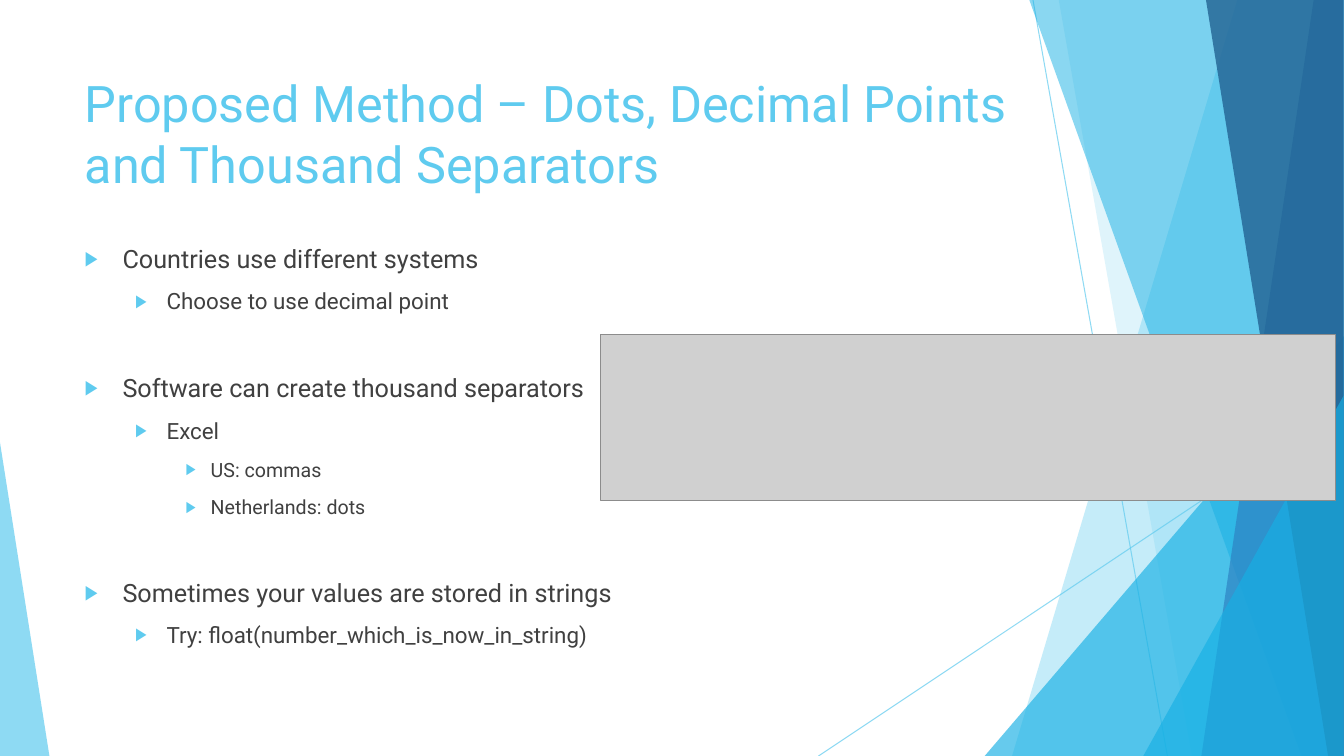
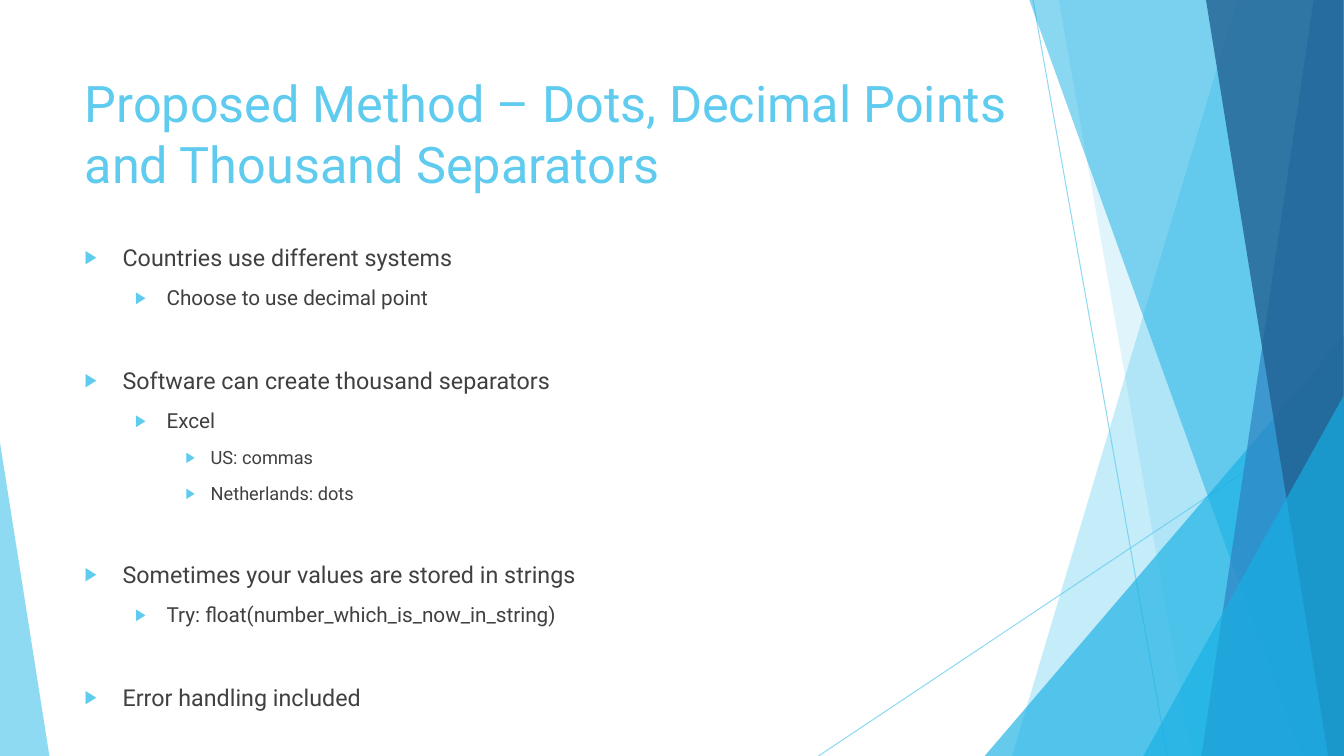
Before and after one commit to mihransimonian/Uva-Block3-Big_Data-Assignment, a slide deck: slide 18 of Presentation/Converting Units Across Multiple Data Sources Using CSV.pptx (slide 19 before the commit). Drawn at 1344x756 pixels with LibreOffice and Linux fonts; fonts in the diff are those of the drawing; grey boxes stand for pictures. Boxes give left, top, right and bottom in pixels: in the first picture for what was removed or moved away, otherwise in the second. Text is boxed around its words. In the diff, an @@ line names an element or a change of style, - is before the commit and + after.

```diff
--- a/Presentation/Converting Units Across Multiple Data Sources Using CSV.pptx
+++ b/Presentation/Converting Units Across Multiple Data Sources Using CSV.pptx
@@ text at (x1=123, y1=248, x2=575, y2=627): size 18 to 16.6 pt in "Countries use different systems", "Software can create thousand separators", "Sometimes your values are stored in strings"; size 16 to 14.8 pt in "Choose to use decimal point", "Excel", "Try: float(number_which_is_now_in_string)"; size 14 to 12.9 pt in "US: commas", "Netherlands: dots" @@
@@ picture removed at (x1=601, y1=335, x2=1336, y2=500) @@
@@ text at (x1=123, y1=688, x2=361, y2=711): paragraph added @@
+▶ Error handling included
```
Also in this commit, not shown: 4 other slides changed, 1 slide added, 2 other files.
